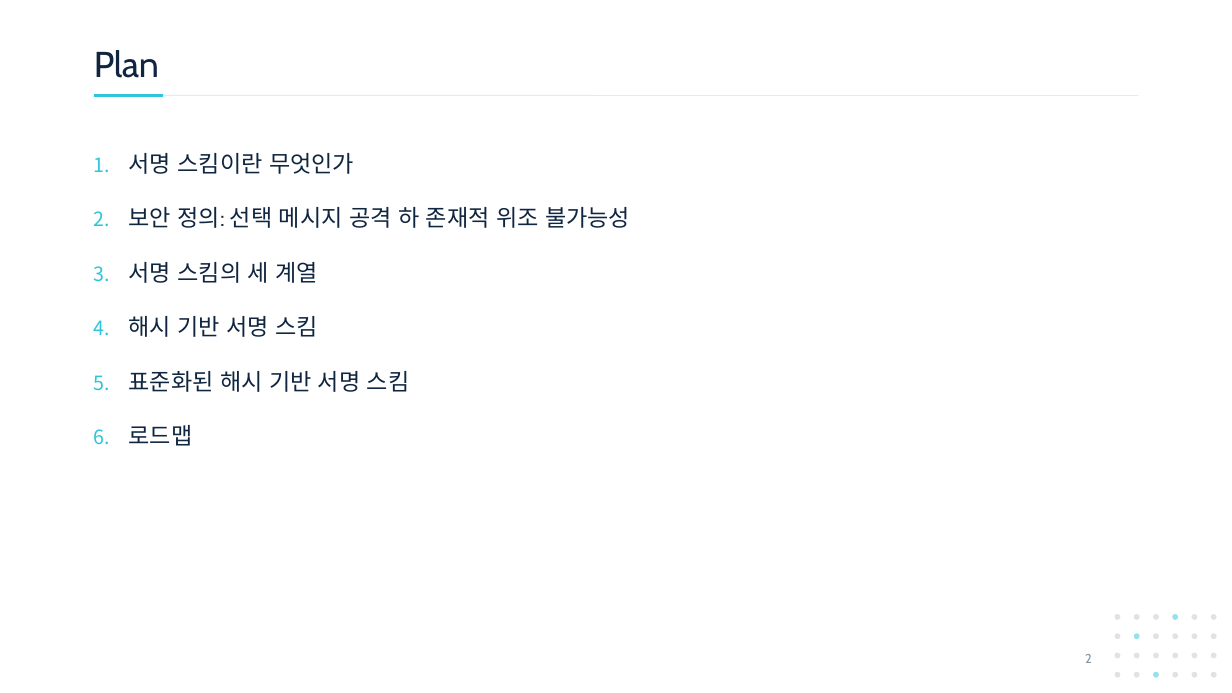
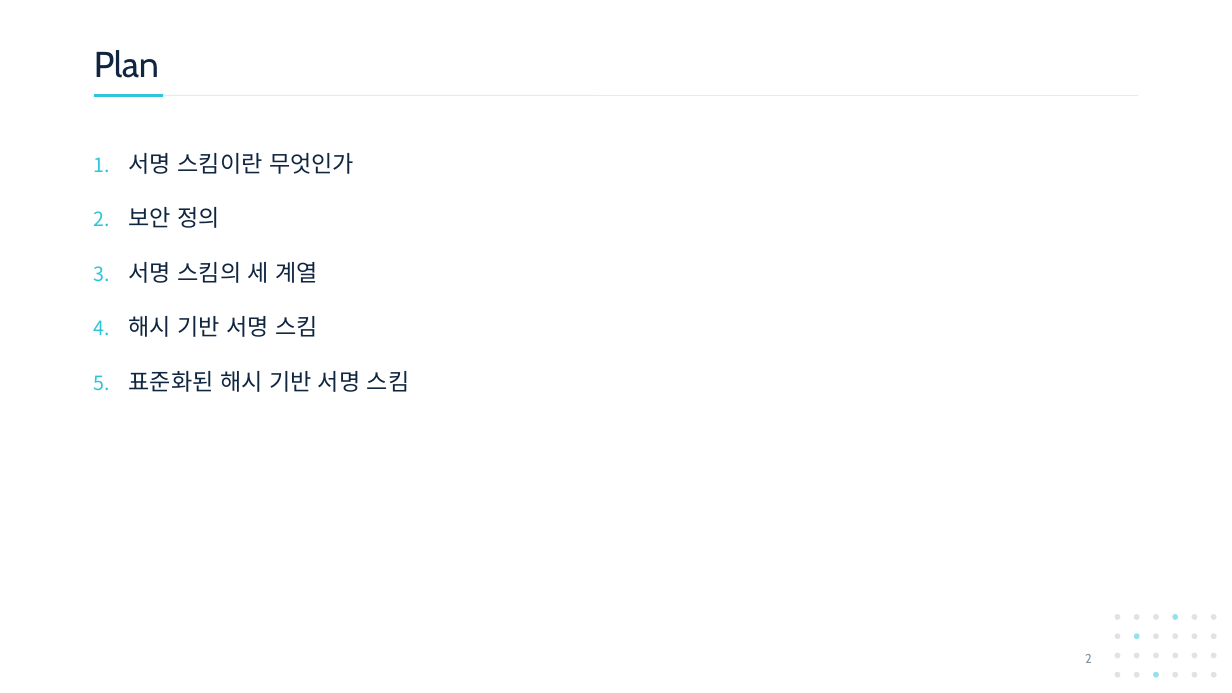
Before and after one commit to giyuubin/PQC, a slide deck: slide 2 of presentation/0903_14_Introduction-to-Hash-Based-Signatures.pptx. Drawn at 1232x693 pixels with LibreOffice and Linux fonts; fonts in the diff are those of the drawing. Boxes give left, top, right and bottom in pixels: in the first picture for what was removed or moved away, otherwise in the second. Text is boxed around its words. In the diff, an @@ line names an element or a change of style, - is before the commit and + after.

```diff
--- a/presentation/0903_14_Introduction-to-Hash-Based-Signatures.pptx
+++ b/presentation/0903_14_Introduction-to-Hash-Based-Signatures.pptx
@@ text at (129,207,221,228): text changed @@
-2. 보안 정의: 선택 메시지 공격 하 존재적 위조 불가능성
+2. 보안 정의
@@ text at (129,425,193,446): paragraph removed @@
-6. 로드맵
```
Also in this commit, not shown: 4 other slides changed, 7 slides removed.
